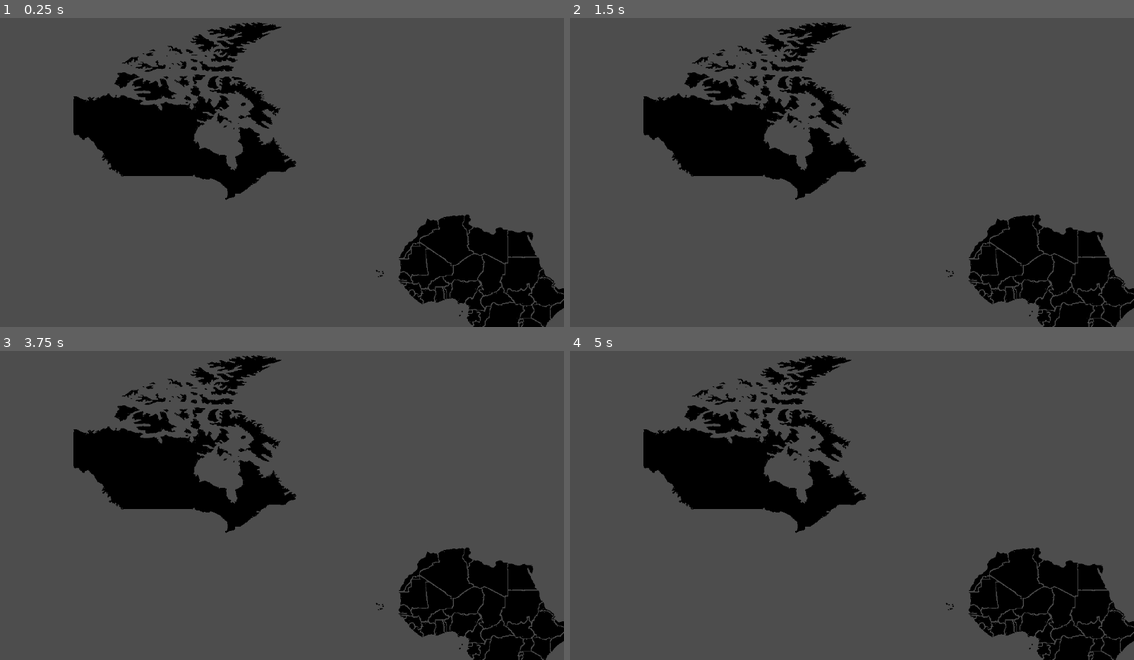
Above: before the commit, frames 1-4 (two rows, left to right).
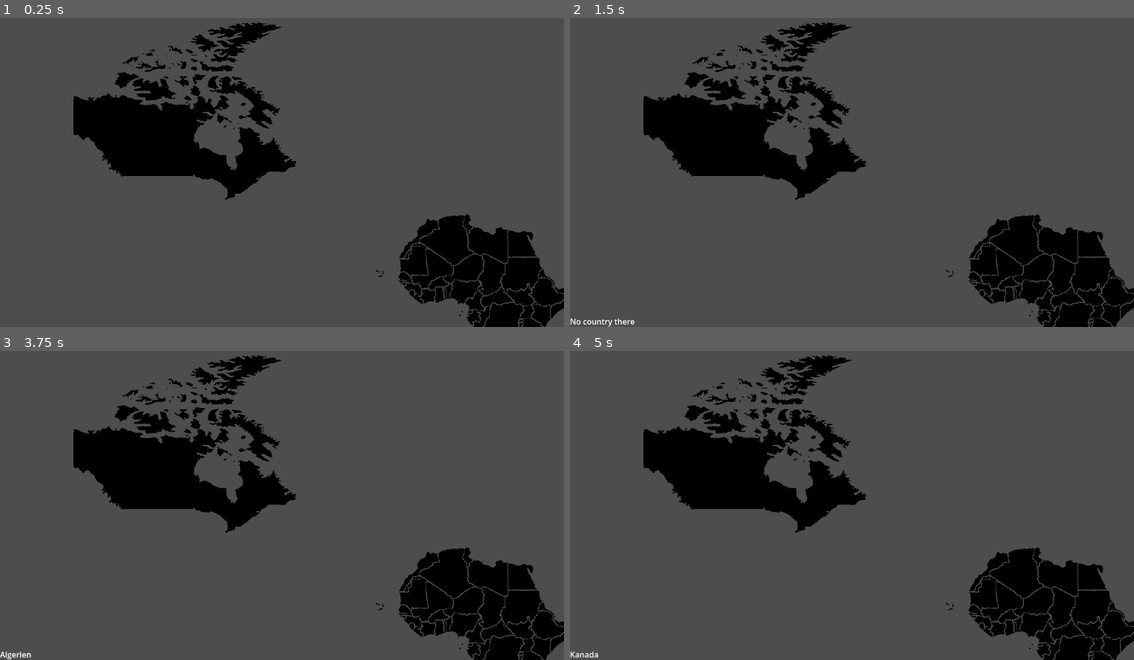
Above: after the commit, the same moments.

Repository: Anomasie/Atlas
Game: Godot game, scene res://szenen/karten/Weltkarte.tscn
Two runs of this game, one before a commit and one after it. Both use one fixed random seed, a clock stepped at 60 frames per second and the inputs below.
Inputs (mouse positions are in pixels of both pictures, inside the frame that each line leads up to):
- Up to frame 1 (0.25 s): no input
- Up to frame 2 (1.5 s): tap Enter at 0.5 s; move the mouse to (976, 153) at 0.52 s; click (976, 153) at 0.67 s; tap Space at 1.25 s; move the mouse to (739, 184) at 1.27 s; click (739, 184) at 1.42 s
- Up to frame 3 (3.75 s): tap Enter at 2, 3.5 s; move the mouse to (338, 431) at 2.02 s; click (338, 431) at 2.17 s; tap Space at 2.75 s; move the mouse to (253, 564) at 2.77 s; click (253, 564) at 2.92 s; move the mouse to (451, 548) at 3.52 s; click (451, 548) at 3.67 s
- Up to frame 4 (5 s): tap Space at 4.25 s; move the mouse to (682, 452) at 4.27 s; click (682, 452) at 4.42 s

The runs differ from the first frame. In frame 1, less than 0.1% of the frame differs, in the area x 67-68%, y 83-84%; in frame 2, 0.1%, in the area x 0-68%, y 83-100%; in frame 3, less than 0.1%; in frame 4, less than 0.1%.
Error after the commit: Invalid assignment of property or key 'self_modulate' with value of type 'Color' on a base object of type 'null instance'. (res://szenen/karten/Weltkarte.gd:40)

Commit message:
added highlighhting countries and label for name

Diff:
--- a/szenen/karten/Weltkarte.gd
+++ b/szenen/karten/Weltkarte.gd
@@ -1,4 +1,6 @@
 extends Control
+
+var highligted_countries : Array = []
 
 func _ready() -> void:
 	var dir = DirAccess.open("res://karten/weltkarte")
@@ -7,5 +9,32 @@
 		print(item)
 		if item.ends_with(".png"):
 			var new_texture = TextureRect.new()
-			new_texture.texture = load("res://karten/weltkarte/"+item)
+			new_texture.set_texture( load("res://karten/weltkarte/"+item) )
+			new_texture.set_name(item.split("-")[1])
+			new_texture.self_modulate = Color.BLACK
 			self.add_child(new_texture)
+
+func _input(event: InputEvent) -> void:
+	if event is InputEventMouseButton and event.is_pressed():
+		var clicked_country : String = get_country(get_global_mouse_position())
+		$Label.set_text( clicked_country )
+		highlight([clicked_country])
+
+func get_country(koordinaten: Vector2) -> String:
+	print("get country:")
+	for kid in self.get_children():
+		if kid is TextureRect:
+			var color = kid.get_texture().get_image().get_pixel(koordinaten.x, koordinaten.y)
+			if color == Color.WHITE:
+				return kid.name
+			else:
+				print(kid.name, ": ", color)
+	return "No country there"
+
+func highlight(list_of_countries=[]) -> void:
+	# anti-highlight all
+	for country in highligted_countries:
+		self.get_node(country).self_modulate = Color.BLACK
+	highligted_countries = list_of_countries
+	for country in highligted_countries:
+		self.get_node(country).self_modulate = Color.WHITE
--- a/szenen/karten/Weltkarte.tscn
+++ b/szenen/karten/Weltkarte.tscn
@@ -10,3 +10,12 @@
 grow_horizontal = 2
 grow_vertical = 2
 script = ExtResource("1_r4vwi")
+
+[node name="Label" type="Label" parent="." unique_id=523575340]
+layout_mode = 1
+anchors_preset = 2
+anchor_top = 1.0
+anchor_bottom = 1.0
+offset_top = -23.0
+offset_right = 40.0
+grow_vertical = 0
Binary file changed: karten/weltkarte/Weltkarte-Algerien-4.png
Binary file changed: karten/weltkarte/Weltkarte-Angola-46.png
Binary file changed: karten/weltkarte/Weltkarte-Benin-23.png
Binary file changed: karten/weltkarte/Weltkarte-Botswana-48.png
Binary file changed: karten/weltkarte/Weltkarte-Bugundi-41.png
Binary file changed: karten/weltkarte/Weltkarte-Burkina Faso-25.png
Binary file changed: karten/weltkarte/Weltkarte-Demokratische Republik Kongo-36.png
Binary file changed: karten/weltkarte/Weltkarte-Dschibuti-31.png
Binary file changed: karten/weltkarte/Weltkarte-Elfenbeinküste-19.png
Binary file changed: karten/weltkarte/Weltkarte-Elfenbeinküste-20.png
Binary file changed: karten/weltkarte/Weltkarte-Erutgrea-30.png
Binary file changed: karten/weltkarte/Weltkarte-Eswatini-52.png
(and 46 more such lines)
